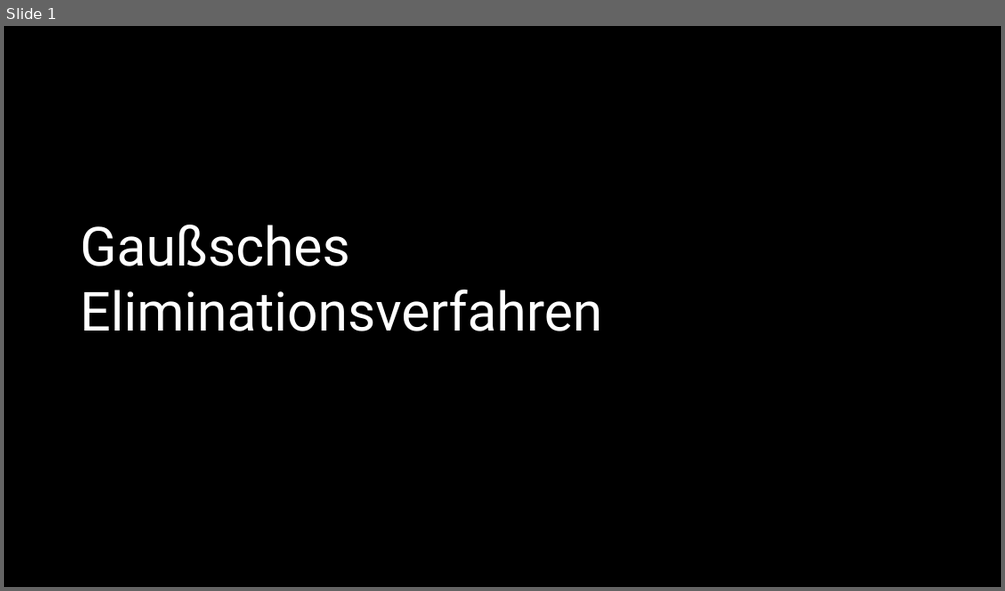
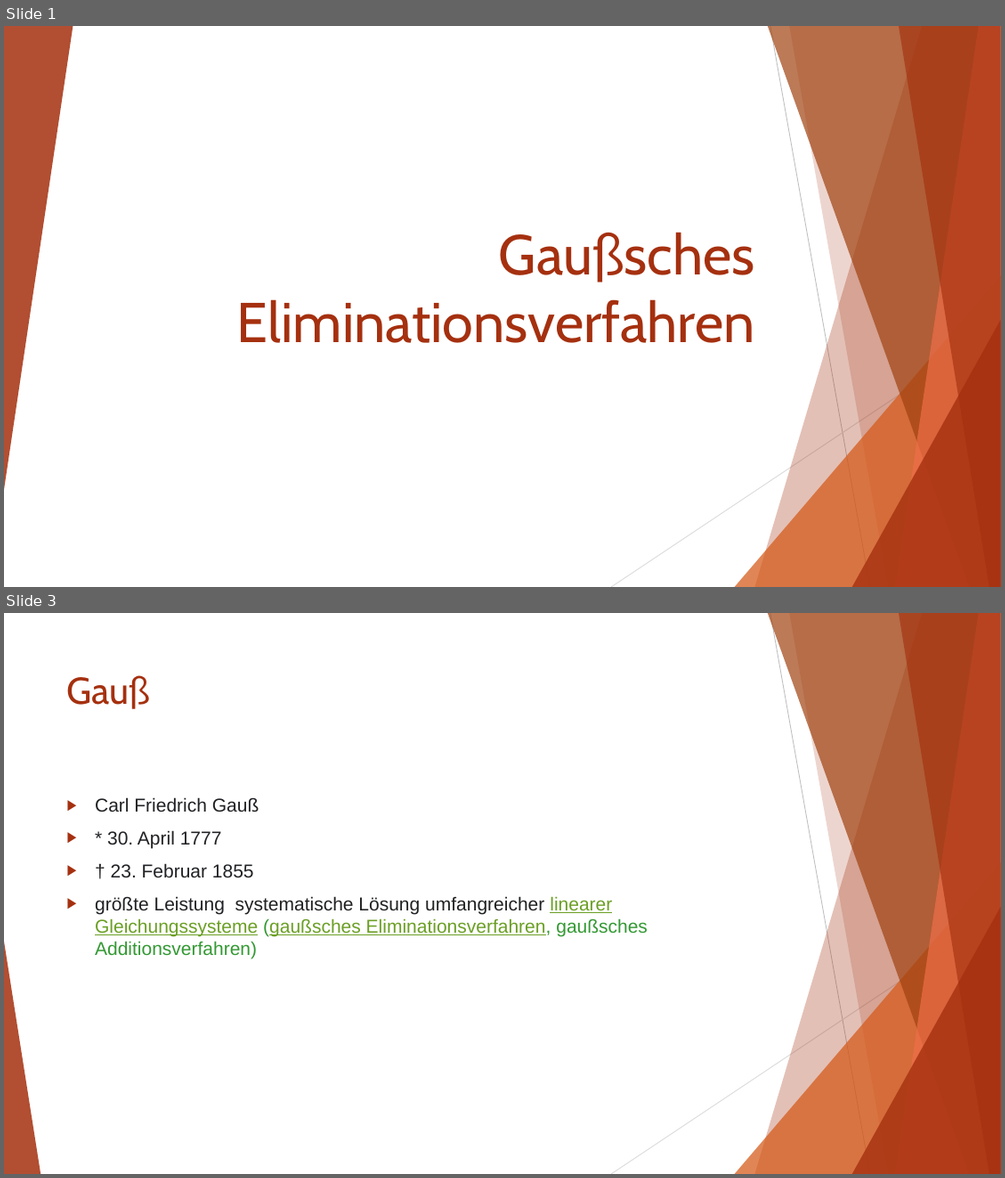
Before and after one commit to Zwilli/Numerik_und_Logik, a slide deck: Ortner/Gaußsches Eliminationsverfahren.pptx. Shown one above the other, each under a label of ours: slide 1 before the commit, slides 1 and 3 after it; the slides between them are not shown. The pictures are 1005x591 and 1005x1178 pixels, drawn with LibreOffice and Linux fonts; fonts in the diff are those of the drawing; background and template pictures are left out; a plain dark background stands for a picture behind light text. Boxes give left, top, right and bottom in pixels: in the first picture for what was removed or moved away, otherwise in the second. Text is boxed around its words. In the diff, an @@ line names an element or a change of style, - is before the commit and + after.

```diff
--- a/Ortner/Gaußsches Eliminationsverfahren.pptx
+++ b/Ortner/Gaußsches Eliminationsverfahren.pptx
@@ slide 3 added at (x1=4, y1=613, x2=1001, y2=1174), background #FFFFFF; not listed: 9 template elements that a slide beside it also shows @@
@@ title added at (x1=67, y1=675, x2=151, y2=709), 36 pt, text #A5300F @@
+Gauß
@@ text added at (x1=95, y1=797, x2=647, y2=959), 18 pt, text #202124 @@
+▶ Carl Friedrich Gauß
+▶ * 30. April 1777
+▶ † 23. Februar 1855
+▶ größte Leistung systematische Lösung umfangreicher linearer Gleichungssysteme (gaußsches Eliminationsverfahren, gaußsches Additionsverfahren)
@@ triangle added at (x1=4, y1=941, x2=40, y2=1174), fill #A5300F at 85% opacity @@
@@ slide 1 changed as well @@
@@ background picture (left out) to #FFFFFF @@
@@ rectangle removed at (x1=4, y1=26, x2=1001, y2=587) @@
@@ group added at (x1=4, y1=26, x2=1001, y2=587): 5 freeform shapes, 3 triangles, 2 lines @@
@@ title "Gaußsches Eliminationsverfahren" moved from (x1=80, y1=224, x2=602, y2=331) to (x1=237, y1=232, x2=755, y2=343) @@
@@ title "Gaußsches Eliminationsverfahren" at (x1=237, y1=232, x2=755, y2=343): size 52 to 54 pt, font Roboto to Cabin, text colour #FFFFFF to #A5300F; alignment left to right @@
```
Also in this commit, not shown: 3 other slides added, 1 slide removed, 1 other file.
